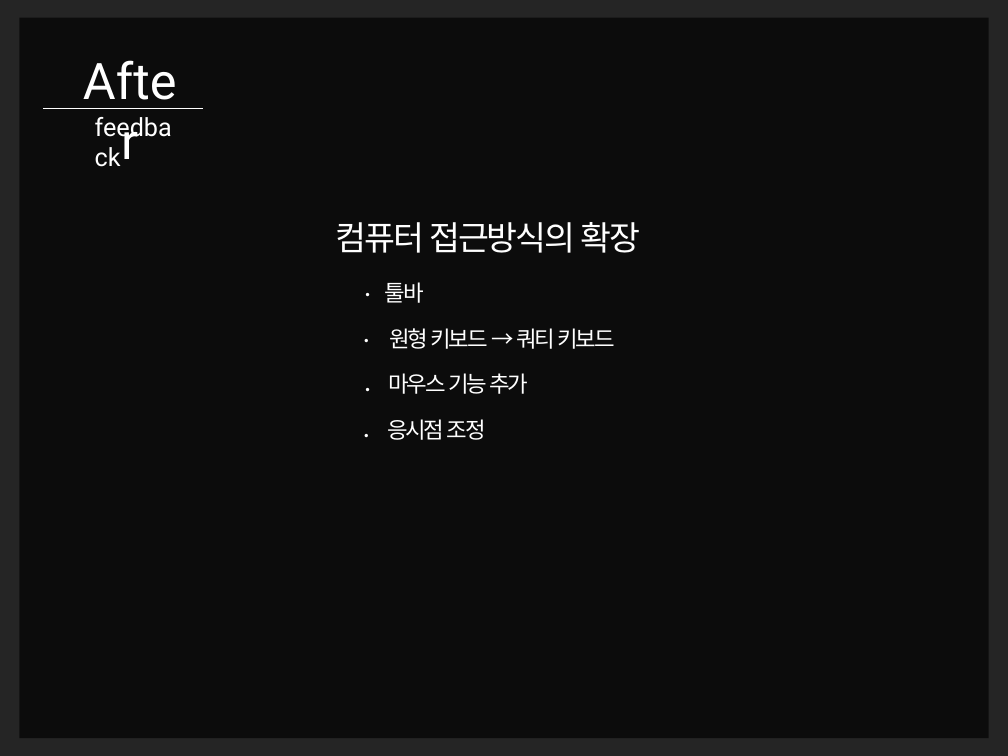
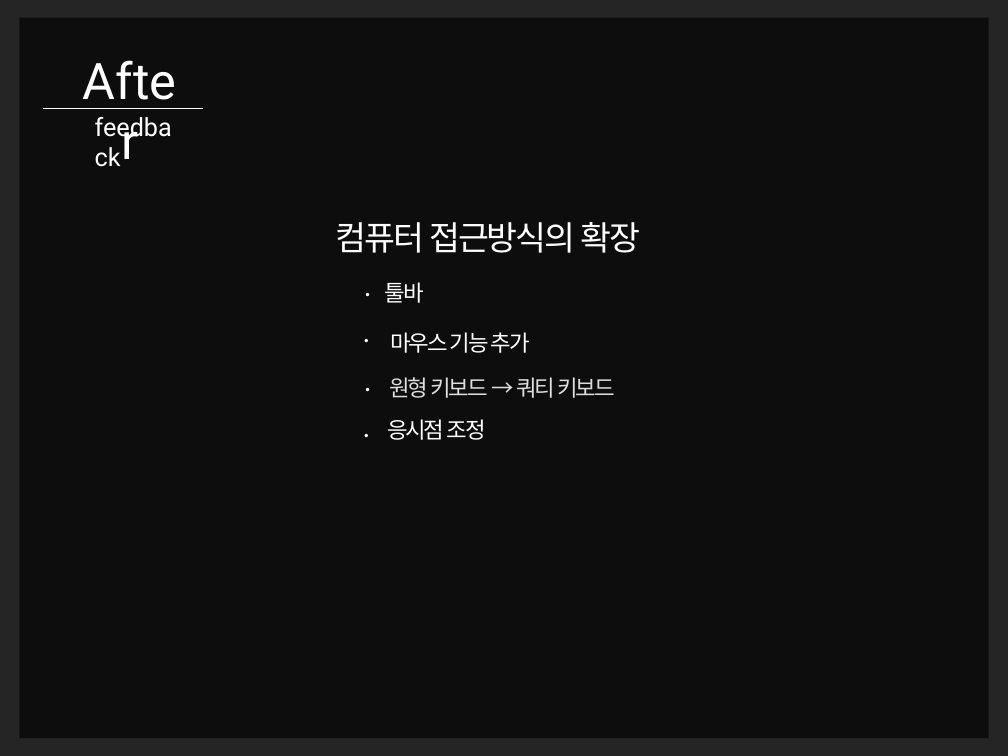
Before and after one commit to EyeComputing/Eye_Computing, a slide deck: slide 13 of 합숙_결과_(3주차)_발표.pptx (slide 12 before the commit). Drawn at 1008x756 pixels with LibreOffice and Linux fonts; fonts in the diff are those of the drawing; background and template pictures are left out; a plain dark background stands for a picture behind light text. Boxes give left, top, right and bottom in pixels: in the first picture for what was removed or moved away, otherwise in the second. Text is boxed around its words. In the diff, an @@ line names an element or a change of style, - is before the commit and + after.

Commit message:
자료 추가

```diff
--- a/합숙_결과_(3주차)_발표.pptx
+++ b/합숙_결과_(3주차)_발표.pptx
@@ text "마우스 기능 추가": place and size @@
-text "마우스 기능 추가" at [389, 373, 528, 394]
+text "마우스 기능 추가" at [390, 332, 530, 353]
@@ text "원형 키보드 → 쿼티 키보드": place and size @@
-text "원형 키보드 → 쿼티 키보드" at [389, 328, 614, 349]
+text "원형 키보드 → 쿼티 키보드" at [389, 377, 614, 398]
```
Also in this commit, not shown: 2 other slides changed, 1 slide added.
